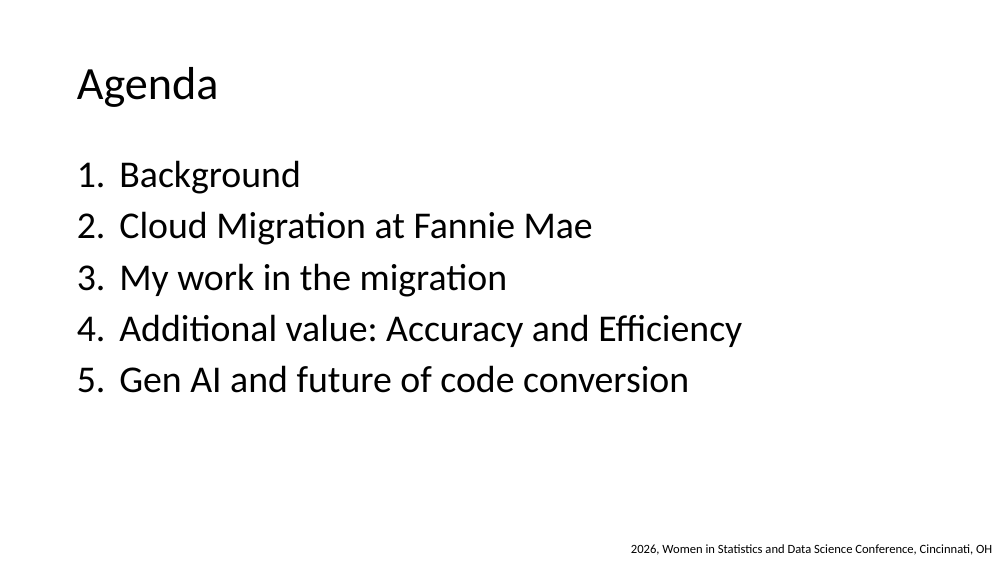
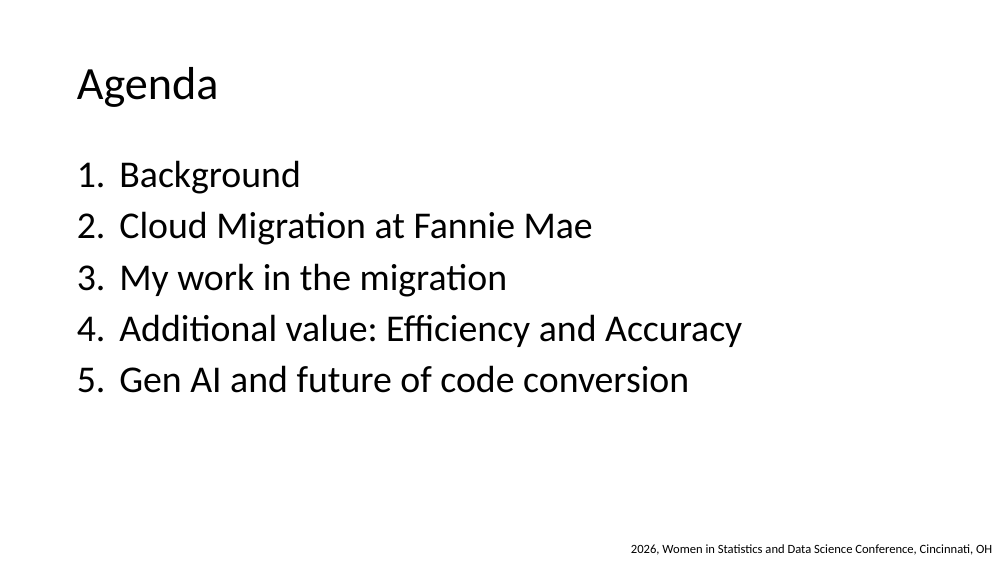
Before and after one commit to wx2123/WSDS-2026-OH, a slide deck: slide 2 of 2026 WSDS - Wujian Xue.pptx. Drawn at 1008x567 pixels with LibreOffice and Linux fonts; fonts in the diff are those of the drawing. Boxes give left, top, right and bottom in pixels: in the first picture for what was removed or moved away, otherwise in the second. Text is boxed around its words. In the diff, an @@ line names an element or a change of style, - is before the commit and + after.

```diff
--- a/2026 WSDS - Wujian Xue.pptx
+++ b/2026 WSDS - Wujian Xue.pptx
@@ text at box(119, 314, 742, 347): text changed @@
-4. Additional value: Accuracy and Efficiency
+4. Additional value: Efficiency and Accuracy
```
Also in this commit, not shown: 3 other slides changed, 2 slides added, 1 other file.
